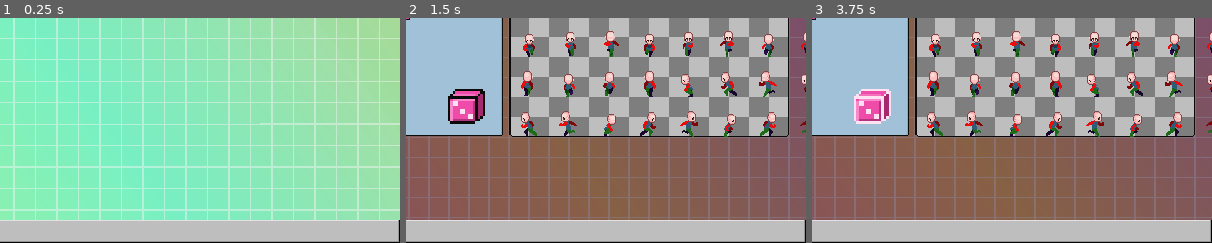
Above: before the commit, frames 1-3 (left to right).
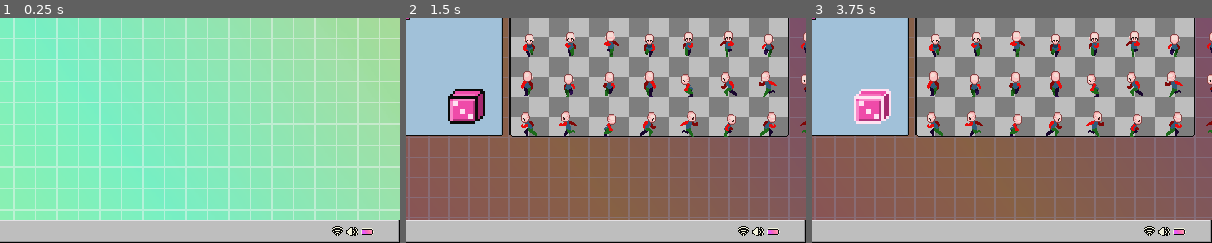
Above: after the commit, the same moments.

Repository: Sleeping-Robot-Games/Sprite-Generator
Game: Godot game, scene res://Scenes/Menu.tscn
The game is run twice, just before and just after one commit, with the same random seed, the same clock (stepped at 60 frames per second) and the same inputs.
Inputs (mouse positions are % of the whole screen's width and height, from its top left):
- Up to frame 1 (0.25 s): no input
- Up to frame 2 (1.5 s): click (9, 25) at 0.5 s; click (43, 30) at 1.27 s; type "Alex" at 1.35 s
- Up to frame 3 (3.75 s): click "Left" at 2 s; click "Right" at 2.75 s; click (58, 70) at 3.5 s
The pictures show only the part of the screen within x 50-100%, y 50-100%; the shares and areas given below are measured in that part.

The runs differ from the first frame. In frame 1, 0.3% of the frame differs, in the area x 83-94%, y 92-97%; in frame 2, 0.3%; in frame 3, 0.3%.

Commit message:
add doodads

Diff:
--- a/Scenes/Main.tscn
+++ b/Scenes/Main.tscn
@@ -6,11 +6,14 @@
 [ext_resource path="res://Assets/Ui/folder.png" type="Texture" id=4]
 [ext_resource path="res://Assets/Ui/folderpressed.png" type="Texture" id=5]
 [ext_resource path="res://Assets/Ui/Bg_002.png" type="Texture" id=6]
+[ext_resource path="res://Assets/Ui/battery.png" type="Texture" id=7]
 [ext_resource path="res://Assets/Ui/taskbar.png" type="Texture" id=8]
 [ext_resource path="res://Assets/Ui/magnifying.png" type="Texture" id=9]
 [ext_resource path="res://Assets/Ui/magnifyinghover.png" type="Texture" id=10]
 [ext_resource path="res://Assets/Ui/magnifyingpressed.png" type="Texture" id=11]
+[ext_resource path="res://Assets/Ui/sound.png" type="Texture" id=12]
 [ext_resource path="res://Assets/Ui/palette.png" type="Texture" id=13]
+[ext_resource path="res://Assets/Ui/wifi.png" type="Texture" id=14]
 [ext_resource path="res://Assets/Ui/palettepressed.png" type="Texture" id=15]
 [ext_resource path="res://Assets/Ui/logotemp.png" type="Texture" id=16]
 
@@ -149,6 +152,18 @@
 custom_constants/shadow_offset_y = 5
 text = "Fullscreen"
 
+[node name="battery" type="Sprite" parent="."]
+position = Vector2( 921, 527 )
+texture = ExtResource( 7 )
+
+[node name="sound" type="Sprite" parent="."]
+position = Vector2( 903, 527 )
+texture = ExtResource( 12 )
+
+[node name="wifi" type="Sprite" parent="."]
+position = Vector2( 885, 525 )
+texture = ExtResource( 14 )
+
 [connection signal="button_up" from="Create" to="." method="_on_Create_button_up"]
 [connection signal="button_up" from="List" to="." method="_on_List_button_up"]
 [connection signal="pressed" from="WindowChange" to="." method="_on_WindowChange_pressed"]
--- a/Scenes/SpriteCreate.tscn
+++ b/Scenes/SpriteCreate.tscn
@@ -7,14 +7,17 @@
 [ext_resource path="res://Scenes/PlayerSprites.tscn" type="PackedScene" id=5]
 [ext_resource path="res://Assets/Ui/uitheme.tres" type="Theme" id=6]
 [ext_resource path="res://Assets/Ui/Bg_001.png" type="Texture" id=7]
+[ext_resource path="res://Assets/Ui/sound.png" type="Texture" id=8]
 [ext_resource path="res://Assets/Ui/dicepressed.png" type="Texture" id=9]
 [ext_resource path="res://Assets/Ui/dicenormal.png" type="Texture" id=10]
 [ext_resource path="res://Assets/Ui/dicefocus.png" type="Texture" id=11]
 [ext_resource path="res://Assets/Ui/dicedisabled.png" type="Texture" id=12]
 [ext_resource path="res://Assets/Ui/taskbar.png" type="Texture" id=13]
+[ext_resource path="res://Assets/Ui/wifi.png" type="Texture" id=14]
 [ext_resource path="res://Assets/Ui/tilemap.png" type="Texture" id=15]
 [ext_resource path="res://Assets/Ui/leftturnhover.png" type="Texture" id=16]
 [ext_resource path="res://Assets/Ui/leftturnpressed.png" type="Texture" id=17]
+[ext_resource path="res://Assets/Ui/battery.png" type="Texture" id=18]
 [ext_resource path="res://Assets/Ui/rightturnpressed.png" type="Texture" id=19]
 [ext_resource path="res://Assets/Ui/rightturnhover.png" type="Texture" id=20]
 [ext_resource path="res://Assets/Ui/rightturn.png" type="Texture" id=21]
@@ -439,6 +442,18 @@
 patch_margin_right = 3
 patch_margin_bottom = 3
 
+[node name="battery" type="Sprite" parent="."]
+position = Vector2( 921, 527 )
+texture = ExtResource( 18 )
+
+[node name="sound" type="Sprite" parent="."]
+position = Vector2( 903, 527 )
+texture = ExtResource( 8 )
+
+[node name="wifi" type="Sprite" parent="."]
+position = Vector2( 885, 525 )
+texture = ExtResource( 14 )
+
 [node name="TabContainer" type="TabContainer" parent="."]
 margin_left = 231.0
 margin_top = 104.0
@@ -449,6 +464,7 @@
 tab_align = 0
 
 [node name="Character" type="Tabs" parent="TabContainer"]
+visible = false
 anchor_right = 1.0
 anchor_bottom = 1.0
 margin_left = 3.0
@@ -542,7 +558,6 @@
 texture_disabled = ExtResource( 12 )
 
 [node name="Head" type="Tabs" parent="TabContainer"]
-visible = false
 anchor_right = 1.0
 anchor_bottom = 1.0
 margin_left = 4.0
@@ -810,10 +825,10 @@
 text = "Right"
 
 [node name="HeadTabRandom" type="TextureButton" parent="TabContainer/Head"]
-margin_left = 290.206
-margin_top = 249.094
-margin_right = 306.206
-margin_bottom = 265.094
+margin_left = 295.0
+margin_top = 216.0
+margin_right = 311.0
+margin_bottom = 232.0
 rect_scale = Vector2( 3, 3 )
 texture_normal = ExtResource( 10 )
 texture_pressed = ExtResource( 9 )
@@ -1025,10 +1040,10 @@
 text = "Right"
 
 [node name="TopTabRandom" type="TextureButton" parent="TabContainer/Top"]
-margin_left = 277.785
-margin_top = 241.587
-margin_right = 293.785
-margin_bottom = 257.587
+margin_left = 295.0
+margin_top = 216.0
+margin_right = 311.0
+margin_bottom = 232.0
 rect_scale = Vector2( 3, 3 )
 texture_normal = ExtResource( 10 )
 texture_pressed = ExtResource( 9 )
@@ -1186,10 +1201,10 @@
 text = "Right"
 
 [node name="BottomTabRandom" type="TextureButton" parent="TabContainer/Bottom"]
-margin_left = 282.258
-margin_top = 240.367
-margin_right = 298.258
-margin_bottom = 256.367
+margin_left = 295.0
+margin_top = 216.0
+margin_right = 311.0
+margin_bottom = 232.0
 rect_scale = Vector2( 3, 3 )
 texture_normal = ExtResource( 10 )
 texture_pressed = ExtResource( 9 )
@@ -1240,6 +1255,7 @@
 margin_right = 254.0
 margin_bottom = 539.0
 theme = ExtResource( 30 )
+custom_colors/font_color_hover_pressed = Color( 0, 0, 0, 1 )
 custom_colors/font_color = Color( 0, 0, 0, 1 )
 text = "Save"
 
@@ -1249,6 +1265,7 @@
 margin_right = 356.0
 margin_bottom = 539.0
 theme = ExtResource( 30 )
+custom_colors/font_color_hover_pressed = Color( 0, 0, 0, 1 )
 custom_colors/font_color = Color( 0, 0, 0, 1 )
 text = "Quick Export"
 
@@ -1258,6 +1275,7 @@
 margin_right = 201.0
 margin_bottom = 539.0
 theme = ExtResource( 30 )
+custom_colors/font_color_hover_pressed = Color( 0, 0, 0, 1 )
 custom_colors/font_color = Color( 0, 0, 0, 1 )
 text = "Back"
 
--- a/Scenes/SpriteList.tscn
+++ b/Scenes/SpriteList.tscn
@@ -1,9 +1,12 @@
-[gd_scene load_steps=5 format=2]
+[gd_scene load_steps=8 format=2]
 
 [ext_resource path="res://Scripts/SpriteList.gd" type="Script" id=1]
 [ext_resource path="res://Assets/Ui/Bg_003.png" type="Texture" id=2]
 [ext_resource path="res://Assets/Ui/taskbar.png" type="Texture" id=3]
 [ext_resource path="res://Assets/Ui/uitheme.tres" type="Theme" id=4]
+[ext_resource path="res://Assets/Ui/sound.png" type="Texture" id=5]
+[ext_resource path="res://Assets/Ui/wifi.png" type="Texture" id=6]
+[ext_resource path="res://Assets/Ui/battery.png" type="Texture" id=7]
 
 [node name="SpriteList" type="Node2D"]
 script = ExtResource( 1 )
@@ -54,5 +57,17 @@
 patch_margin_right = 3
 patch_margin_bottom = 3
 
+[node name="battery" type="Sprite" parent="."]
+position = Vector2( 921, 527 )
+texture = ExtResource( 7 )
+
+[node name="sound" type="Sprite" parent="."]
+position = Vector2( 903, 527 )
+texture = ExtResource( 5 )
+
+[node name="wifi" type="Sprite" parent="."]
+position = Vector2( 885, 525 )
+texture = ExtResource( 6 )
+
 [connection signal="visibility_changed" from="." to="." method="_on_SpriteList_visibility_changed"]
 [connection signal="button_up" from="Button" to="." method="_on_Button_button_up"]
--- a/taskbar.tres
+++ b/taskbar.tres
@@ -1,6 +1,16 @@
-[gd_resource type="Theme" load_steps=3 format=2]
+[gd_resource type="Theme" load_steps=7 format=2]
 
 [ext_resource path="res://Assets/Ui/tbbutton.png" type="Texture" id=1]
+[ext_resource path="res://Assets/Ui/tbbuttonpressed.png" type="Texture" id=2]
+[ext_resource path="res://Assets/Ui/tbbuttonhover.png" type="Texture" id=3]
+
+[sub_resource type="StyleBoxTexture" id=2]
+texture = ExtResource( 3 )
+region_rect = Rect2( 0, 0, 9, 9 )
+margin_left = 3.0
+margin_right = 3.0
+margin_top = 3.0
+margin_bottom = 3.0
 
 [sub_resource type="StyleBoxTexture" id=1]
 texture = ExtResource( 1 )
@@ -10,5 +20,15 @@
 margin_top = 3.0
 margin_bottom = 3.0
 
+[sub_resource type="StyleBoxTexture" id=3]
+texture = ExtResource( 2 )
+region_rect = Rect2( 0, 0, 9, 9 )
+margin_left = 3.0
+margin_right = 3.0
+margin_top = 3.0
+margin_bottom = 3.0
+
 [resource]
+Button/styles/hover = SubResource( 2 )
 Button/styles/normal = SubResource( 1 )
+Button/styles/pressed = SubResource( 3 )
Binary file added: Assets/Ui/battery.png
Not shown, added: Assets/Ui/battery.png.import
Binary file added: Assets/Ui/sound.png
Not shown, added: Assets/Ui/sound.png.import
Binary file added: Assets/Ui/tbbuttonhover.png
Not shown, added: Assets/Ui/tbbuttonhover.png.import
Binary file added: Assets/Ui/tbbuttonpressed.png
Not shown, added: Assets/Ui/tbbuttonpressed.png.import
Binary file added: Assets/Ui/wifi.png
Not shown, added: Assets/Ui/wifi.png.import
Not shown: 1 places in Scenes/Main.tscn that only renumber resources
Not shown: 1 places in Scenes/SpriteCreate.tscn that only renumber resources
